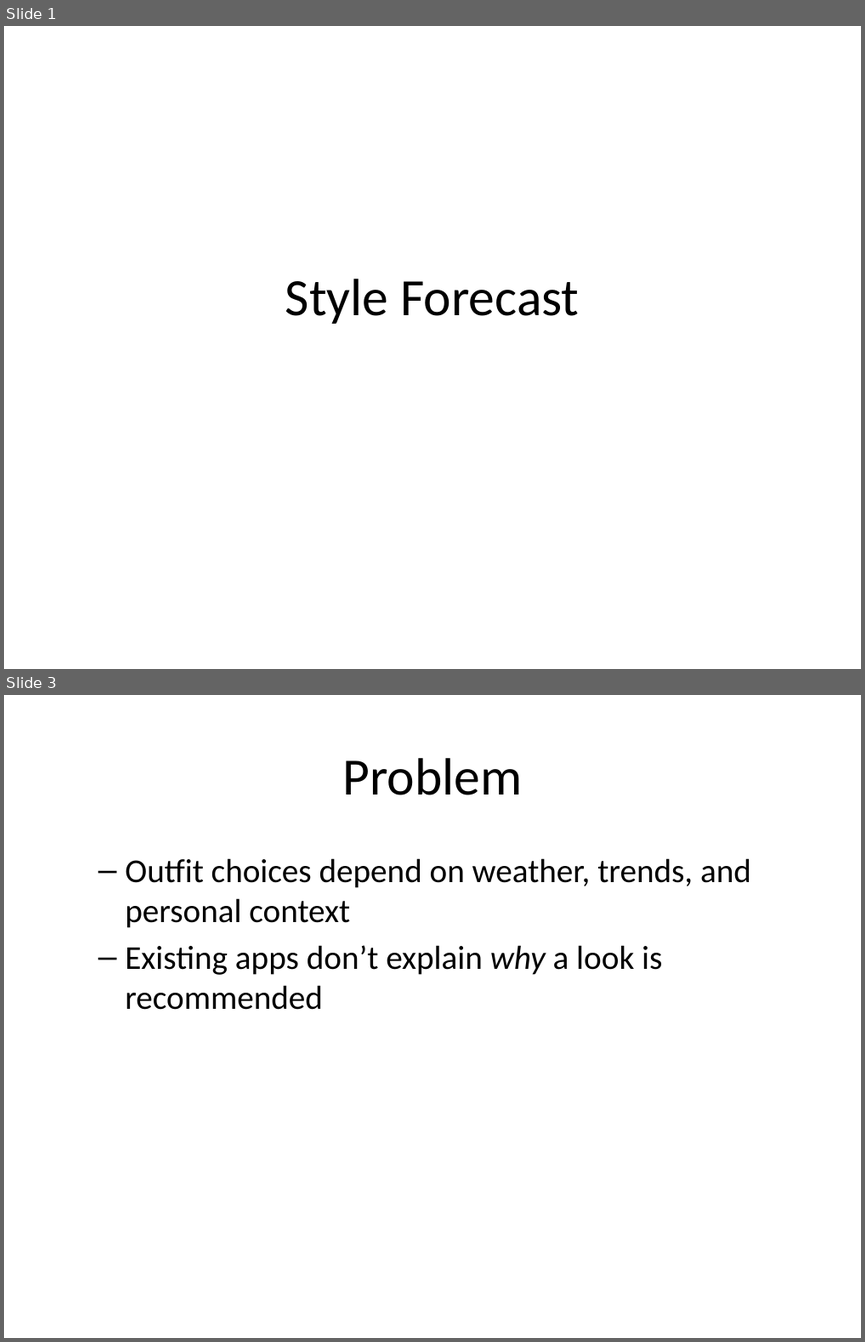
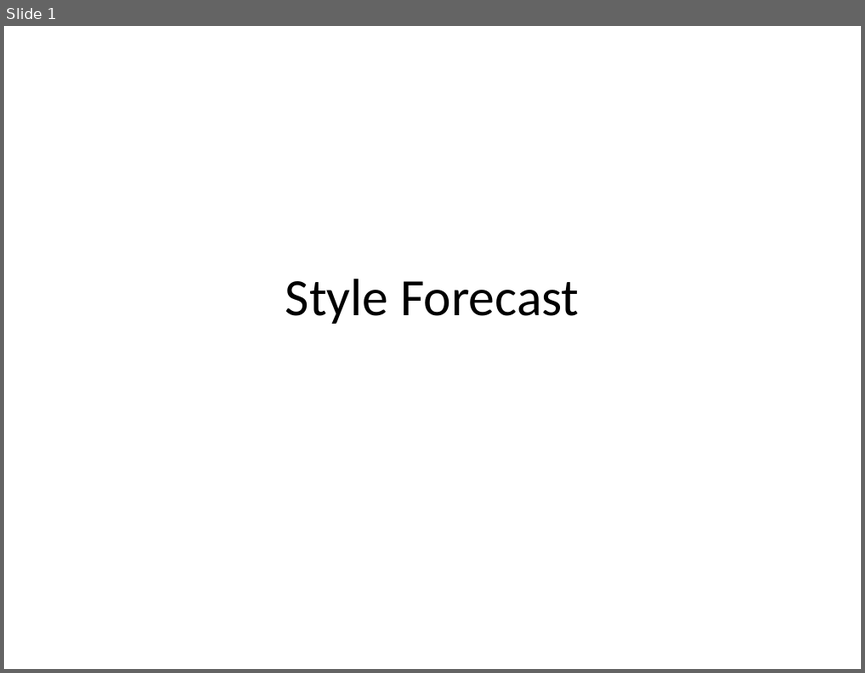
Before and after one commit to elfin-py/COMP3011_Coursework1, a slide deck: cfx-api/docs/presentation.pptx. Shown one above the other, each under a label of ours: slides 1 and 3 before the commit, slide 1 after it; the slides between them are not shown. The pictures are 865x1342 and 865x673 pixels, drawn with LibreOffice and Linux fonts; fonts in the diff are those of the drawing. Boxes give left, top, right and bottom in pixels: in the first picture for what was removed or moved away, otherwise in the second. Text is boxed around its words. In the diff, an @@ line names an element or a change of style, - is before the commit and + after.

```diff
--- a/cfx-api/docs/presentation.pptx
+++ b/cfx-api/docs/presentation.pptx
@@ slide 3 removed at [4,695,861,1338], background #FFFFFF @@
@@ title removed at [342,758,522,795] @@
-Problem
@@ text removed at [125,858,751,1009] @@
-  – Outfit choices depend on weather, trends, and personal context
-  – Existing apps don’t explain why a look is recommended
```
Also in this commit, not shown: 5 slides changed, 7 slides added, 5 other slides removed, 1 other file.
